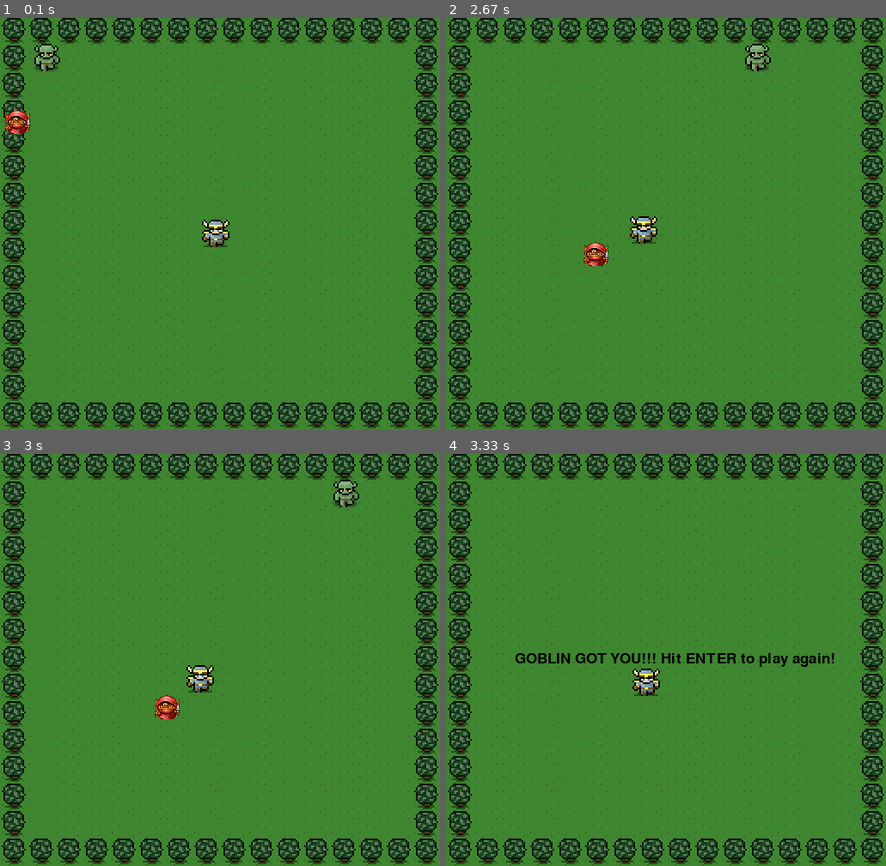
Above: before the commit, frames 1-4 (two rows, left to right).
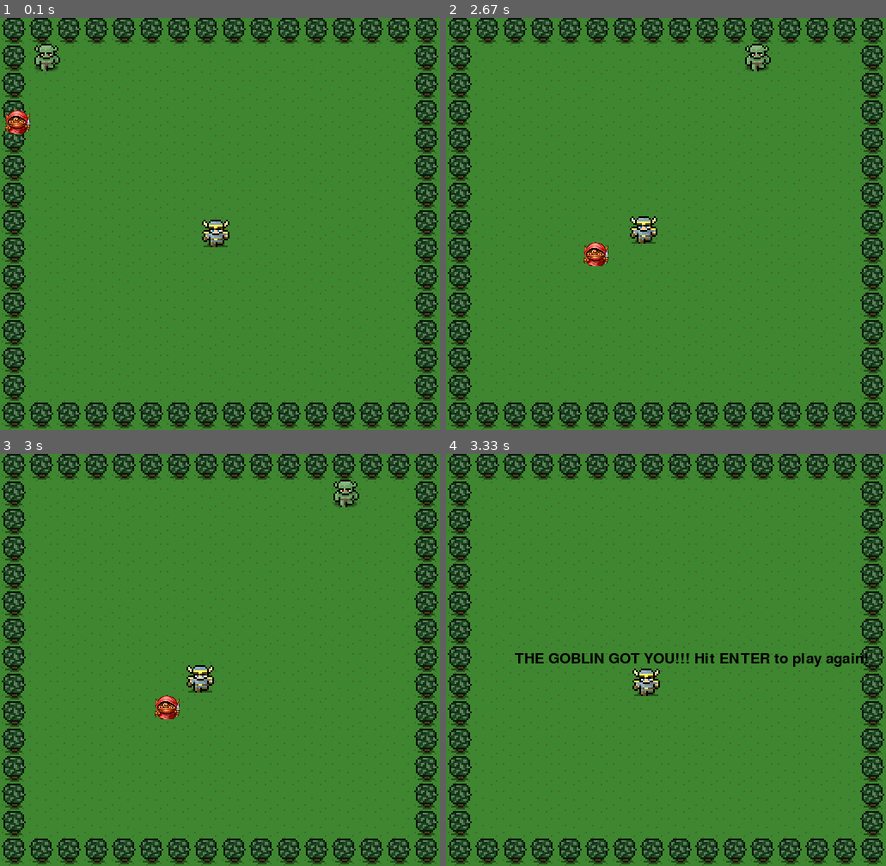
Above: after the commit, the same moments.

Repository: mtnzorro/digita_crafts_week3_python_pygame_monster_game
Game: pygame game, started from monster_game.py
The game is run twice, just before and just after one commit, with the same random seed, the same clock (stepped at 60 frames per second) and the same inputs.
Inputs:
- Up to frame 1 (0.1 s): no input
- Up to frame 2 (2.67 s): hold Left 0.33-0.87 s; hold Down 0.9-1.2 s; hold Left 1.23-1.63 s; hold Up 1.67-2.03 s; hold Right from 2.07 s (still down)
- Up to frame 3 (3 s): release Right at 2.7 s; hold Down from 2.73 s (still down)
- Up to frame 4 (3.33 s): release Down at 3.1 s

Frames 1-3 are identical in both runs. In frame 4, 1.2% of the frame differs, in the area x 15-96%, y 48-52%.

Commit message:
Moves additional rendering code into class. ges. Lines starting

Diff:
--- a/monster_game.py
+++ b/monster_game.py
@@ -12,6 +12,7 @@
     def __init__(self, x, y):
         self.x = x
         self.y = y
+        self.change_dir_counter = 120
 
     def move(self, width, height):
         self.x += self.speed_x
@@ -25,6 +26,14 @@
         if self.y < 0:
             self.y = height
 
+        #self.maybe_direction_change()
+
+    # def maybe_direction_change(self):
+    #     self.change_dir_counter -=1
+    #     if self.change_dir_counter <= 0:
+    #         self.change_dir_counter = 0
+    #         self.change_dir()
+
     def change_dir(self):
         east_west = random.randint(1,2)
         if east_west == 1:
@@ -43,6 +52,9 @@
         else:
             self.speed_y = new_speed_y
             self.speed_x = 0
+
+    def render(self, screen):
+        screen.blit(self.img, (self.x, self.y))
 
 
 class Hero(object):
@@ -57,14 +69,14 @@
         self.x += self.speed_x
         self.y += self.speed_y
 
-        if self.x == 450:
-            self.x = 449
-        if self.y == 415:
-            self.y = 414
+        if self.x > 450:
+            self.x = 450
+        if self.y > 415:
+            self.y = 415
         if self.x < 31:
-            self.x = 32
+            self.x = 31
         if self.y < 31:
-            self.y = 32
+            self.y = 31
 
     def move_event(self,event, KEY_UP, KEY_DOWN, KEY_LEFT, KEY_RIGHT):
             if event.type == pygame.KEYDOWN:
@@ -90,6 +102,9 @@
                 elif event.key == KEY_RIGHT:
                     self.speed_x = 0
 
+    def render(self, screen):
+        screen.blit(self.img, (self.x, self.y))
+
     def contact(self, prey):
         if prey.x + 32 < self.x:
             pass
@@ -110,7 +125,7 @@
         self.speed_x = 2
         self.speed_y = 0
         self.img = pygame.image.load("images/monster.png").convert_alpha()
-
+        self.change_dir_counter = 120
 
 class Goblin(Enemy):
     def __init__(self):
@@ -119,25 +134,7 @@
         self.speed_x = 1
         self.speed_y = 1
         self.img = pygame.image.load('images/goblin.png').convert_alpha()
-
-    # def change_dir(self):
-    #     east_west = random.randint(1,2)
-    #     if east_west == 1:
-    #         new_speed_x = -2
-    #     else:
-    #         new_speed_x = 2
-    #     north_south = random.randint(1,2)
-    #     if north_south == 1:
-    #         new_speed_y = -2
-    #     else:
-    #         new_speed_y = 2
-    #     vert_horiz = random.randint(1,2)
-    #     if vert_horiz == 1:
-    #         self.speed_x = new_speed_x
-    #         self.speed_y = 0
-    #     else:
-    #         self.speed_y = new_speed_y
-    #         self.speed_x = 0
+        self.change_dir_counter = 60
 
     def contact(self, prey):
         if prey.x + 32 < self.x:
@@ -219,7 +216,8 @@
         #######################################
         # PUT LOGIC TO UPDATE GAME STATE HERE #
         #######################################
-
+        #monster.move()
+        #hero.move()
         # fill background color
         #screen.fill(blue_color)
 
@@ -231,7 +229,7 @@
         screen.blit(bkgr_image, (0, 0))
 
         #renders hero image
-        screen.blit(hero.img, (hero.x, hero.y))
+        hero.render(screen)
 
 
         # update the canvas display with the currently drawn frame
@@ -250,7 +248,7 @@
         elif goblin.contact(hero):
             lose_sound.play()
             font = pygame.font.Font(None, 25)
-            text = font.render('GOBLIN GOT YOU!!! Hit ENTER to play again!', True, (0, 0, 0))
+            text = font.render('THE GOBLIN GOT YOU!!! Hit ENTER to play again!', True, (0, 0, 0))
             screen.blit(text, (80, 230))
             for event in pygame.event.get():
                 if event.type == pygame.KEYDOWN:
@@ -258,8 +256,8 @@
                         main()
             pygame.display.update()
         else:
-            screen.blit(monster.img, (monster.x, monster.y))
-            screen.blit(goblin.img, (goblin.x, goblin.y))
+            monster.render(screen)
+            goblin.render(screen)
             monster.move(width, height)
             hero.move(width, height)
             goblin.move(width,height)
@@ -271,10 +269,10 @@
         clock.tick(60)
         change_dir_counter_monst -= 1
         change_dir_counter_gob -= 1
-        if change_dir_counter_monst == 0:
+        if change_dir_counter_monst <= 0:
             monster.change_dir()
             change_dir_counter_monst = 120
-        if change_dir_counter_gob == 0:
+        if change_dir_counter_gob <= 0:
             goblin.change_dir()
             change_dir_counter_gob = 120
 
